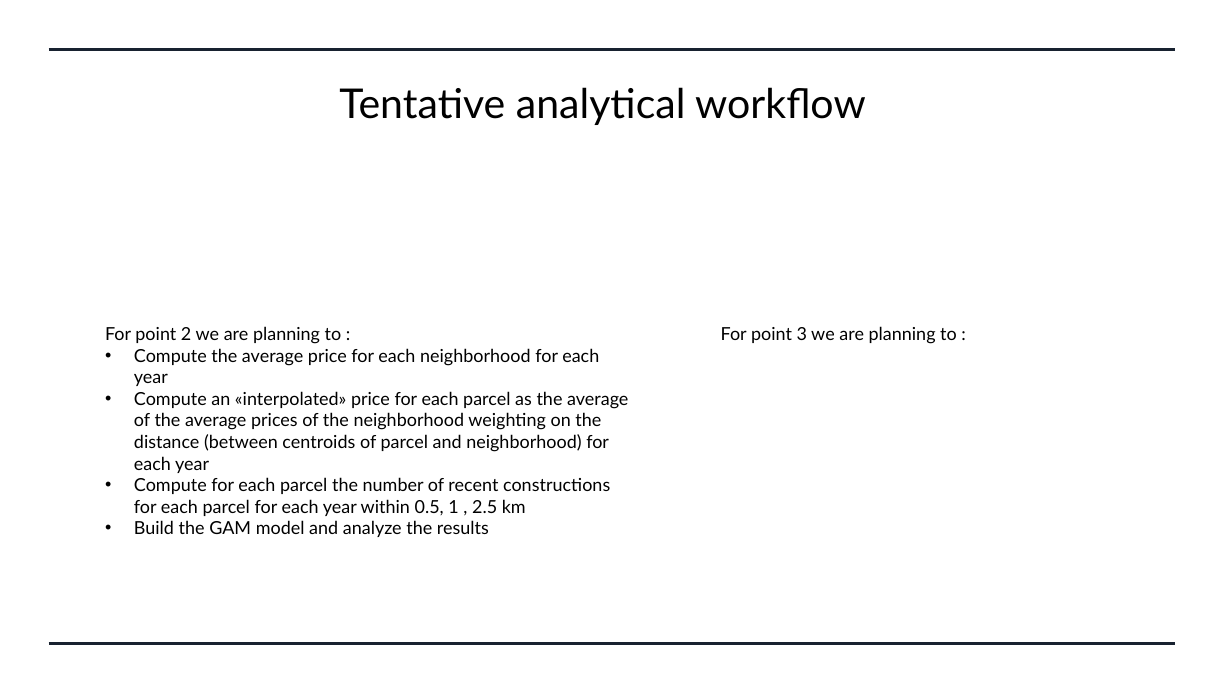
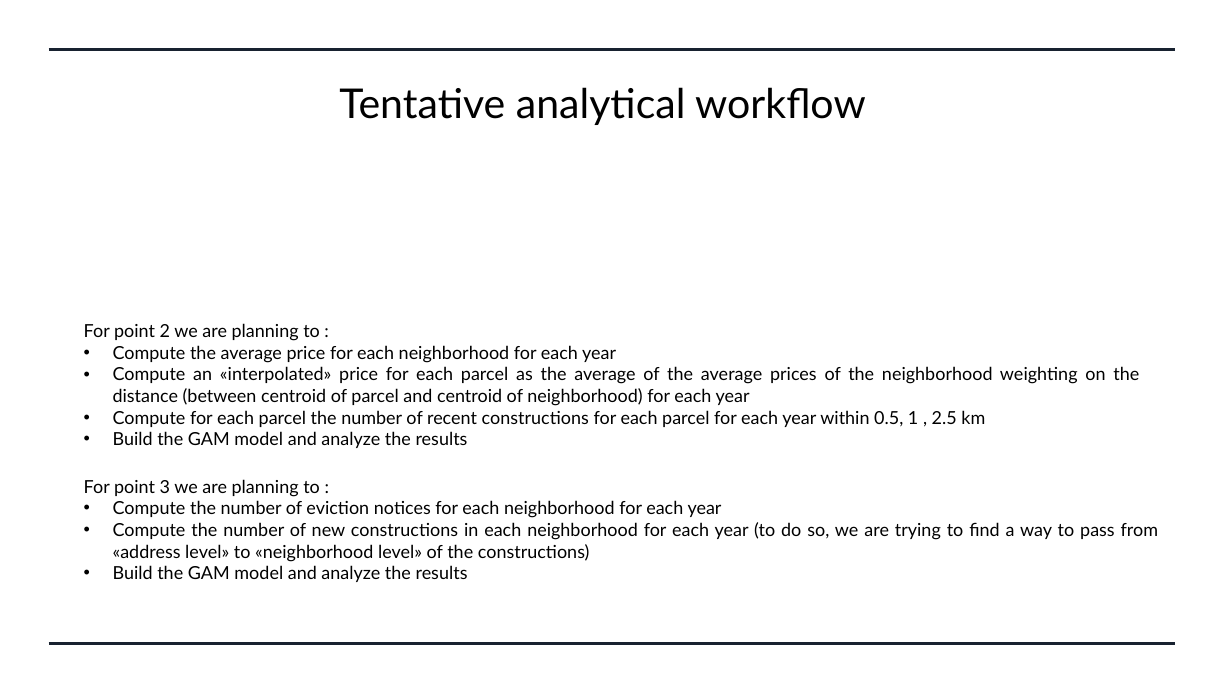
Before and after one commit to pietrobogani/SF-houses, a slide deck: slide 4 of ppt_parziale.pptx (slide 5 before the commit). Drawn at 1232x693 pixels with LibreOffice and Linux fonts; fonts in the diff are those of the drawing; grey boxes stand for pictures. Boxes give left, top, right and bottom in pixels: in the first picture for what was removed or moved away, otherwise in the second. Text is boxed around its words. In the diff, an @@ line names an element or a change of style, - is before the commit and + after.

```diff
--- a/ppt_parziale.pptx
+++ b/ppt_parziale.pptx
@@ text "For point 2 we are ...": place and size @@
-text "For point 2 we are ..." at (105, 326, 628, 537)
+text "For point 2 we are ..." at (84, 323, 1139, 448)
@@ text at (84, 323, 985, 448): alignment left to justified @@
@@ text at (113, 366, 1139, 406): text changed @@
-• Compute an «interpolated» price for each parcel as the average of the average prices of the neighborhood weighting on the distance (between centroids of parcel and neighborhood) for each year
+• Compute an «interpolated» price for each parcel as the average of the average prices of the neighborhood weighting on the distance (between centroid of parcel and centroid of neighborhood) for each year
@@ text "For point 3 we are ...": place and size @@
-text "For point 3 we are ..." at (721, 326, 957, 344)
+text "For point 3 we are ..." at (84, 479, 1158, 582)
@@ text at (84, 479, 320, 497): alignment left to justified @@
@@ text at (113, 500, 1158, 582): paragraphs added @@
+• Compute the number of eviction notices for each neighborhood for each year
+• Compute the number of new constructions in each neighborhood for each year (to do so, we are trying to find a way to pass from «address level» to «neighborhood level» of the constructions)
+• Build the GAM model and analyze the results
```
Also in this commit, not shown: 2 other slides changed, 1 slide removed.
